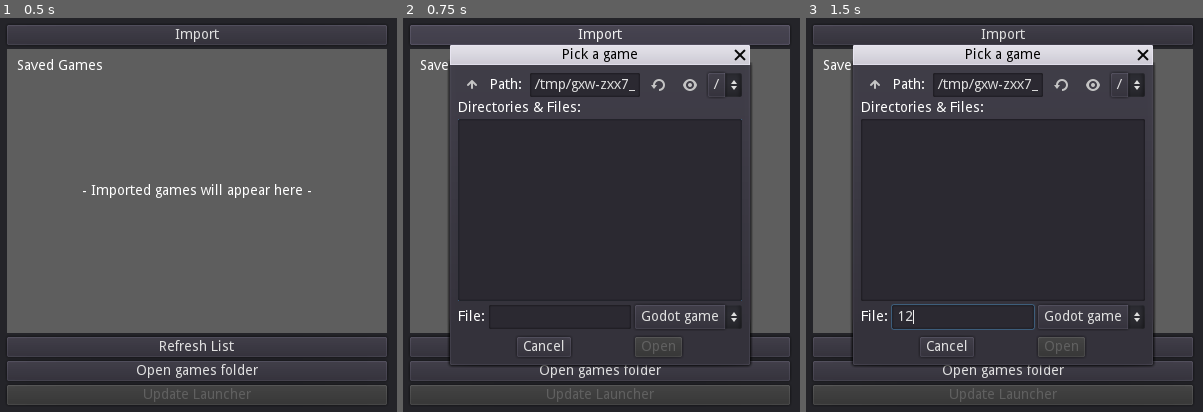
Above: before the commit, frames 1-3 (left to right).
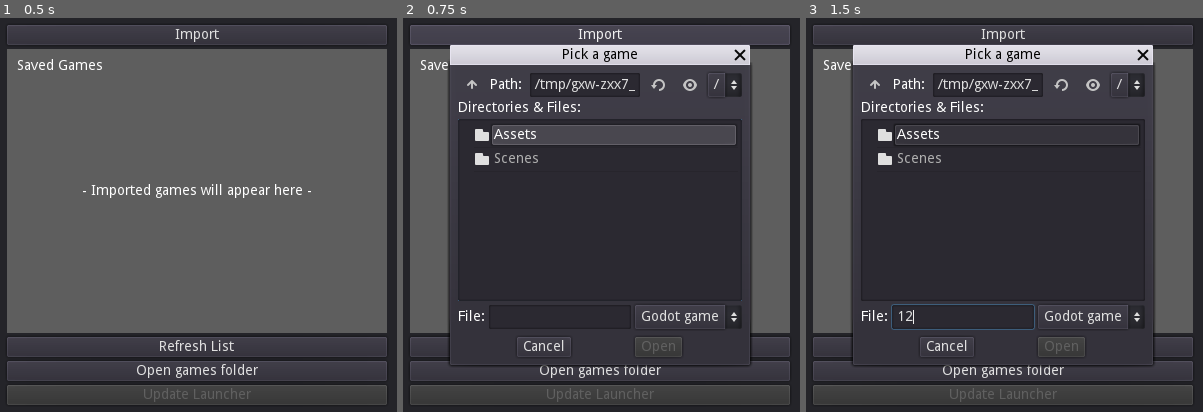
Above: after the commit, the same moments.

Repository: Haydoggo/GodotGameLauncher
Game: Godot game, scene res://Scenes/Launcher/Launcher.tscn
Two runs of this game, one before a commit and one after it. Both use one fixed random seed, a clock stepped at 60 frames per second and the inputs below. Before the commit the project starts from res://MainScene.tscn.
Inputs (mouse positions are in pixels of both pictures, inside the frame that each line leads up to):
- Up to frame 1 (0.5 s): no input
- Up to frame 2 (0.75 s): click "Import" at 0.5 s
- Up to frame 3 (1.5 s): click (964, 317) at 1.27 s; type "12" at 1.35 s

Frame 1 is identical in both runs. In frame 2, 3.4% of the frame differs, in the area x 18-84%, y 27-38%; in frame 3, 0.8%.

Commit message:
Restructured directory

Diff:
--- a/MainScene.tscn
+++ b/Scenes/Launcher/Launcher.tscn
@@ -1,6 +1,6 @@
 [gd_scene load_steps=3 format=2]
 
-[ext_resource path="res://MainScene.gd" type="Script" id=1]
+[ext_resource path="res://Scenes/Launcher/Launcher.gd" type="Script" id=1]
 
 [sub_resource type="StyleBoxFlat" id=1]
 bg_color = Color( 0.37, 0.37, 0.37, 1 )
--- a/project.godot
+++ b/project.godot
@@ -16,9 +16,8 @@
 [application]
 
 config/name="Launcher"
-run/main_scene="res://MainScene.tscn"
+run/main_scene="res://Scenes/Launcher/Launcher.tscn"
 run/low_processor_mode=true
-config/icon="res://icon.png"
 
 [display]
 
@@ -74,4 +73,4 @@
 
 [rendering]
 
-environment/default_environment="res://default_env.tres"
+environment/default_environment="res://Assets/Environments/default_env.tres"
Renamed: default_env.tres -> Assets/Environments/default_env.tres
Renamed: MainScene.gd -> Scenes/Launcher/Launcher.gd
Not shown, changed: export_presets.cfg
Binary file removed: icon.png
Not shown, removed: icon.png.import
Not shown, changed: .gitignore
Not shown, removed: CONTRIBUTORS.md
Not shown, removed: LICENSE
Not shown, changed: README.md
